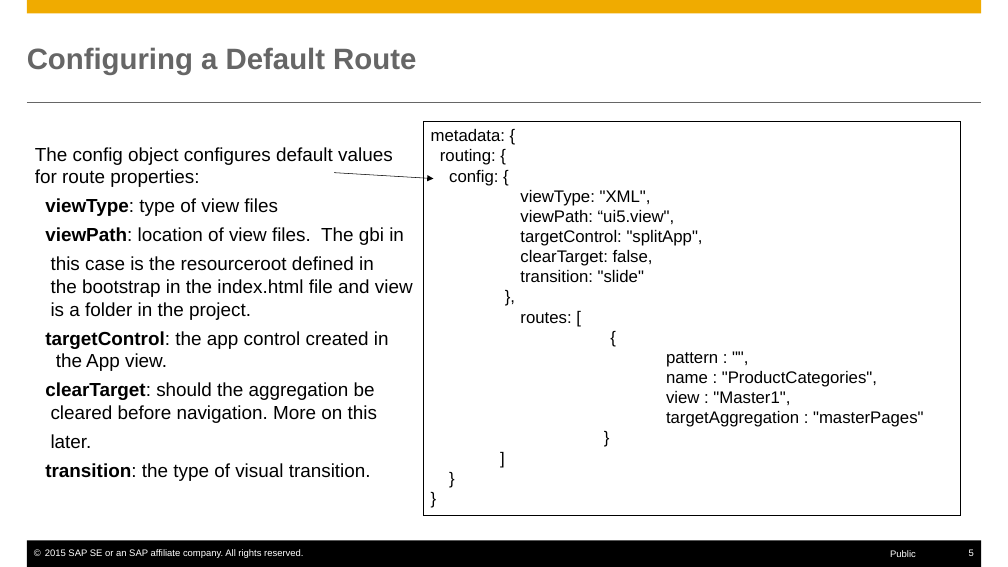
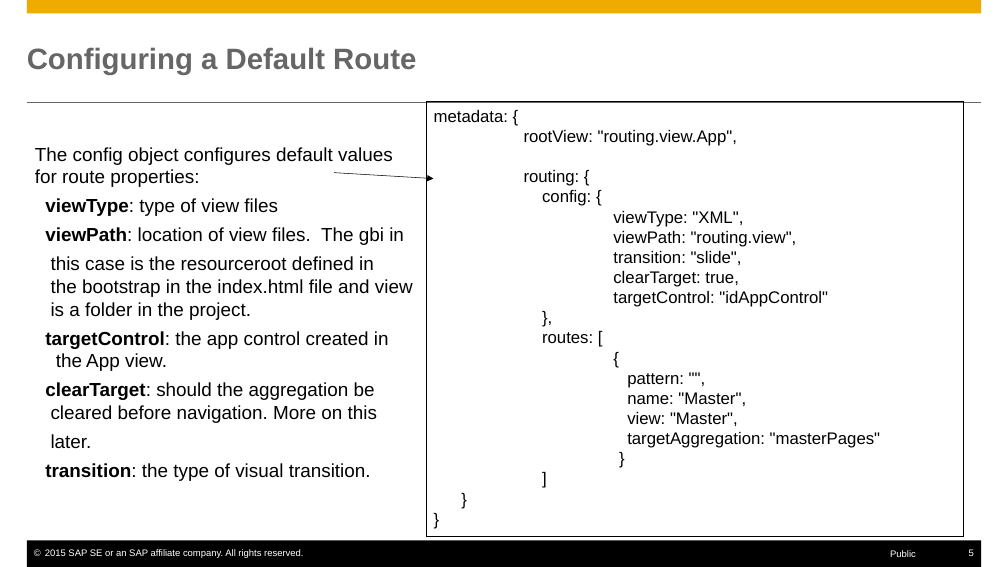
Before and after one commit to rosshigh/UI5, a slide deck: slide 5 of Notes/SAPUI5-Routing.pptx. Drawn at 1008x567 pixels with LibreOffice and Linux fonts; fonts in the diff are those of the drawing. Boxes give left, top, right and bottom in pixels: in the first picture for what was removed or moved away, otherwise in the second. Text is boxed around its words. In the diff, an @@ line names an element or a change of style, - is before the commit and + after.

```diff
--- a/Notes/SAPUI5-Routing.pptx
+++ b/Notes/SAPUI5-Routing.pptx
@@ rectangle "metadata: {": place and size @@
-rectangle "metadata: {" at bbox=[423, 121, 961, 515]
+rectangle "metadata: {" at bbox=[426, 102, 964, 537]
@@ text in rectangle at bbox=[524, 130, 737, 146]: paragraph added @@
+rootView: "routing.view.App",
@@ text in rectangle at bbox=[613, 231, 828, 307]: text changed @@
-viewPath: “ui5.view",
-targetControl: "splitApp",
-clearTarget: false,
-transition: "slide"
+viewPath: "routing.view",
+transition: "slide",
+clearTarget: true,
+targetControl: "idAppControl"
@@ text in rectangle at bbox=[627, 373, 881, 448]: text changed @@
-pattern : "",
-name : "ProductCategories",
-view : "Master1",
-targetAggregation : "masterPages"
+pattern: "",
+name: "Master",
+view: "Master",
+targetAggregation: "masterPages"
```
Also in this commit, not shown: 8 other slides changed, 1 slide removed, 6 other files.
